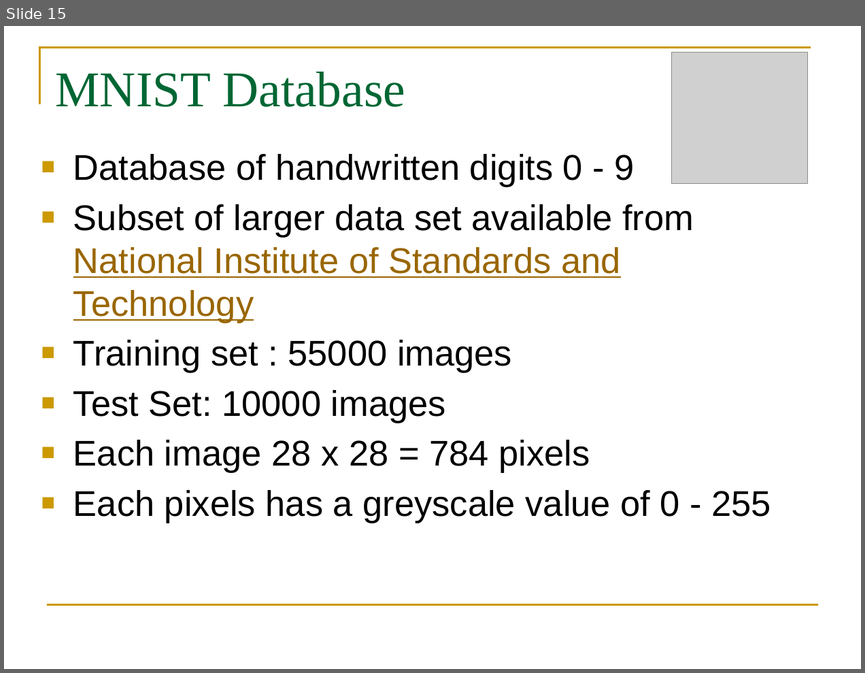
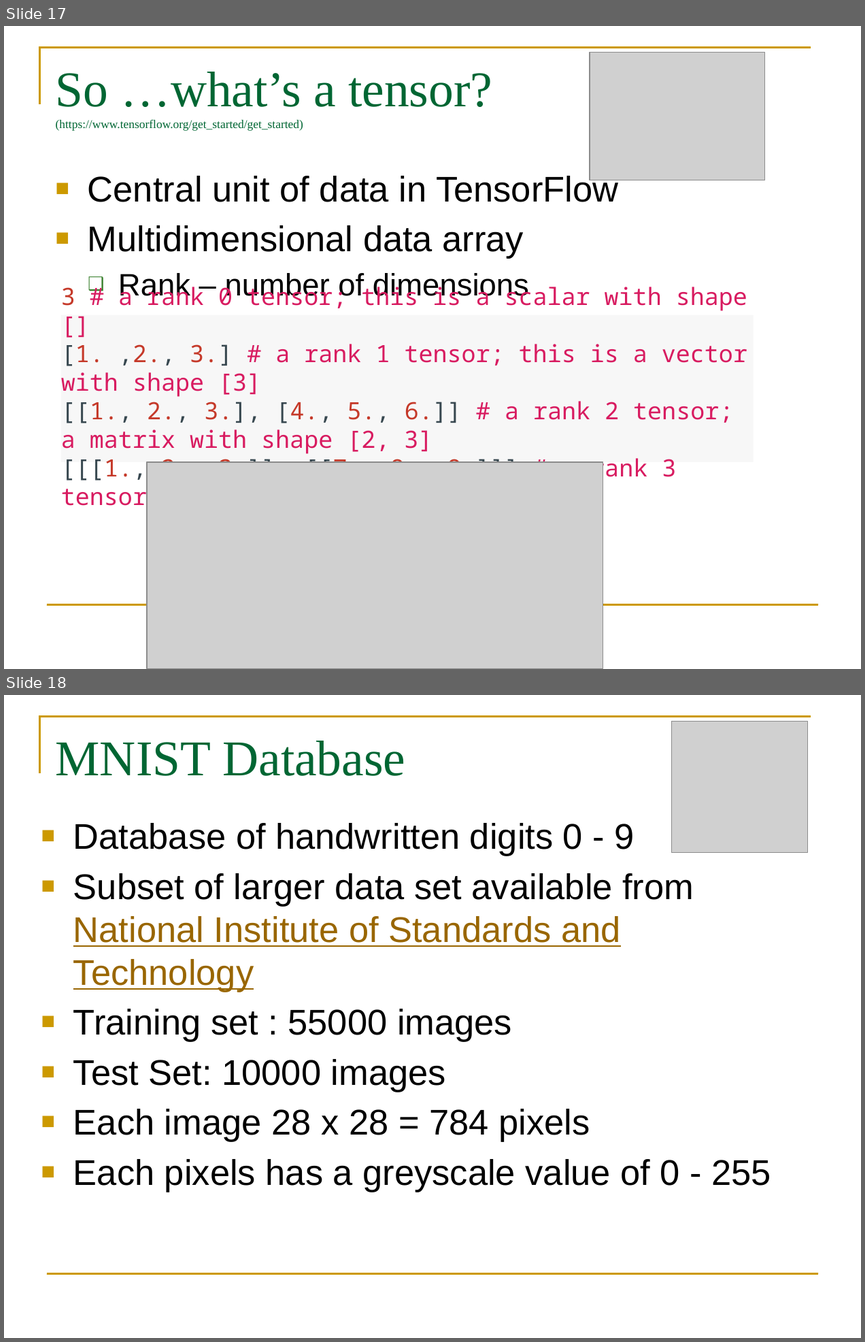
Before and after one commit to pcomitz/reforge_ml, a slide deck: intro_to_neuralNetworks.pptx. Shown one above the other, each under a label of ours: slide 15 before the commit, slides 17 and 18 after it. The pictures are 865x673 and 865x1342 pixels, drawn with LibreOffice and Linux fonts; fonts in the diff are those of the drawing; grey boxes stand for pictures. Boxes give left, top, right and bottom in pixels: in the first picture for what was removed or moved away, otherwise in the second. Text is boxed around its words. In the diff, an @@ line names an element or a change of style, - is before the commit and + after.

```diff
--- a/intro_to_neuralNetworks.pptx
+++ b/intro_to_neuralNetworks.pptx
@@ slide 17 added at <box>4,26,861,669</box>, background #FFFFFF; not listed: 2 template elements that a slide beside it also shows @@
@@ picture added at <box>589,52,764,180</box> @@
@@ title added at <box>56,72,492,131</box>, 10 pt, text #006633 @@
+So …what’s a tensor?
+(https://www.tensorflow.org/get_started/get_started)
@@ text added at <box>88,173,618,302</box>, 30 pt, text #000000 @@
+■ Central unit of data in TensorFlow
+■ Multidimensional data array
+  ❑ Rank – number of dimensions
@@ rectangle added at <box>61,315,753,462</box>, fill #F7F7F7, 20 pt, text #D81B60 @@
+3 # a rank 0 tensor; this is a scalar with shape []
+[1. ,2., 3.] # a rank 1 tensor; this is a vector with shape [3]
+[[1., 2., 3.], [4., 5., 6.]] # a rank 2 tensor; a matrix with shape [2, 3]
+[[[1., 2., 3.]], [[7., 8., 9.]]] # a rank 3 tensor with shape [2, 1, 3]
@@ picture added at <box>147,462,603,669</box> @@
@@ what was slide 15 is now slide 18 @@
```
Also in this commit, not shown: 2 other slides added.
